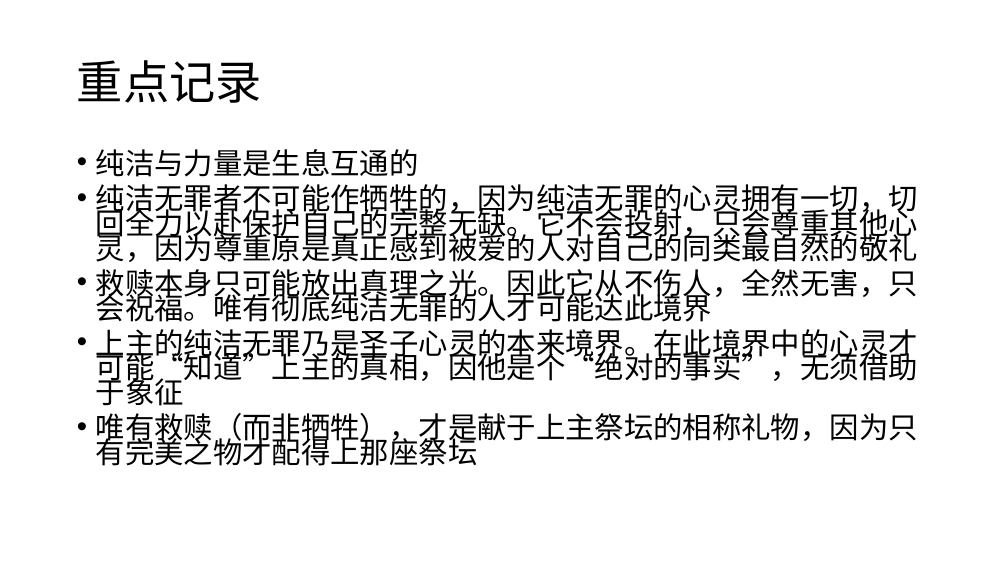
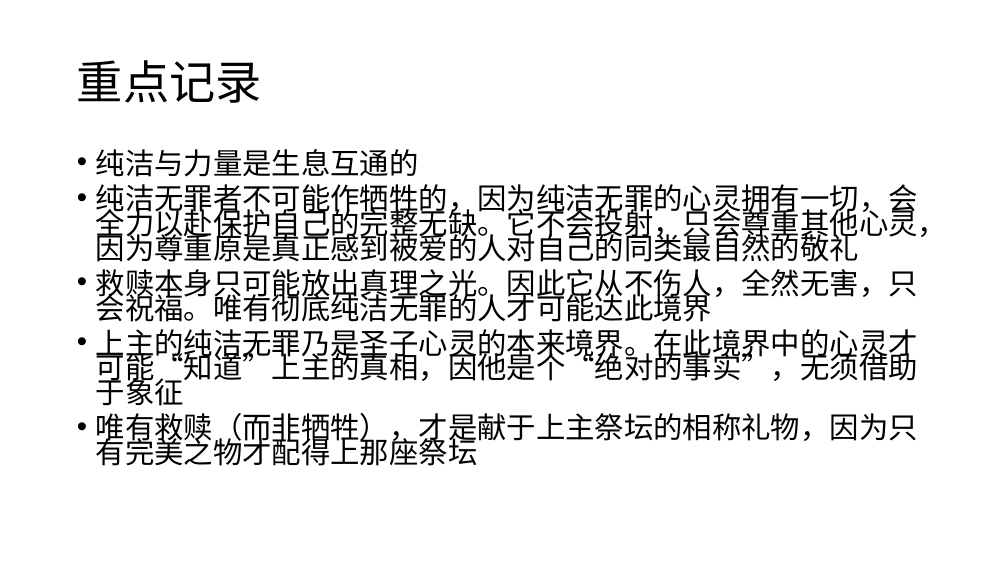
Before and after one commit to yyc-git/Course-of-Miracles, a slide deck: slide 5 of 3.1 救赎无须牺牲/3.1 救赎无须牺牲.pptx. Drawn at 1008x567 pixels with LibreOffice and Linux fonts; fonts in the diff are those of the drawing. Boxes give left, top, right and bottom in pixels: in the first picture for what was removed or moved away, otherwise in the second. Text is boxed around its words. In the diff, an @@ line names an element or a change of style, - is before the commit and + after.

```diff
--- a/3.1 救赎无须牺牲/3.1 救赎无须牺牲.pptx
+++ b/3.1 救赎无须牺牲/3.1 救赎无须牺牲.pptx
@@ text at (96,184,947,262): text changed @@
-• 纯洁无罪者不可能作牺牲的，因为纯洁无罪的心灵拥有一切，切回全力以赴保护自己的完整无缺。它不会投射，只会尊重其他心灵，因为尊重原是真正感到被爱的人对自己的同类最自然的敬礼
+• 纯洁无罪者不可能作牺牲的，因为纯洁无罪的心灵拥有一切，会全力以赴保护自己的完整无缺。它不会投射，只会尊重其他心灵，因为尊重原是真正感到被爱的人对自己的同类最自然的敬礼
```
Also in this commit, not shown: 1 other slide changed, 2 other files.
